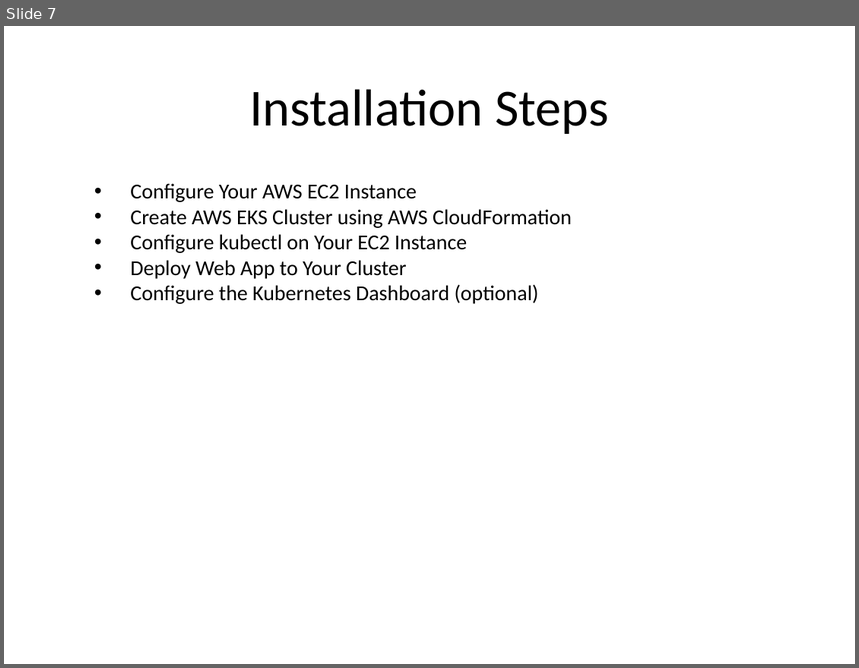
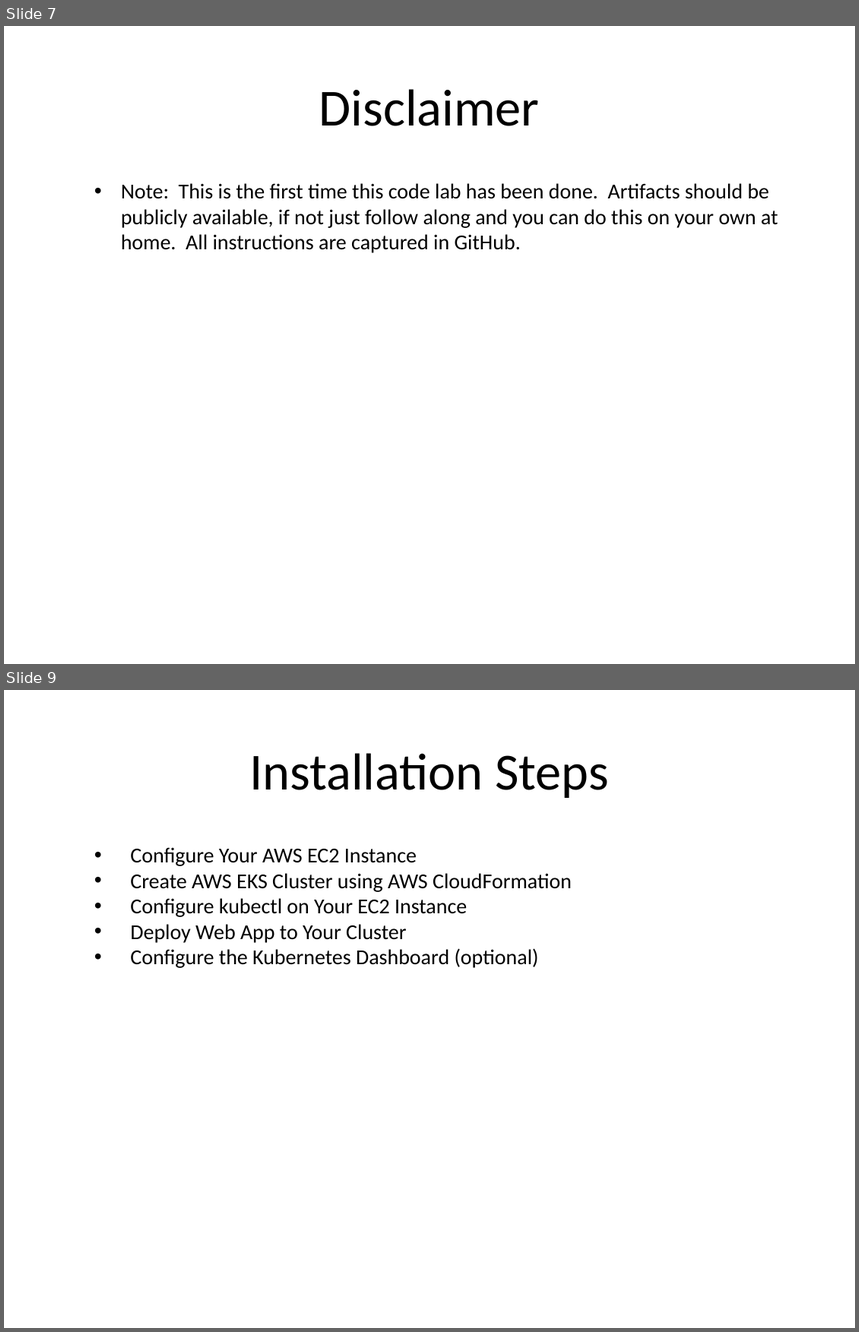
Before and after one commit to kskalvar/aws-eks-cluster-quickstart, a slide deck: slides/DevFestDC-AWS-EKS-Cluster-Quickstart.pptx. Shown one above the other, each under a label of ours: slide 7 before the commit, slides 7 and 9 after it; the slides between them are not shown. The pictures are 859x668 and 859x1332 pixels, drawn with LibreOffice and Linux fonts; fonts in the diff are those of the drawing; background and template pictures are left out. Boxes give left, top, right and bottom in pixels: in the first picture for what was removed or moved away, otherwise in the second. Text is boxed around its words. In the diff, an @@ line names an element or a change of style, - is before the commit and + after.

```diff
--- a/slides/DevFestDC-AWS-EKS-Cluster-Quickstart.pptx
+++ b/slides/DevFestDC-AWS-EKS-Cluster-Quickstart.pptx
@@ slide 7 added at [4, 26, 855, 664], background #FFFFFF @@
@@ title added at [319, 89, 540, 126], 44 pt, text #000000 @@
+Disclaimer
@@ text added at [121, 183, 778, 253], 18 pt, text #000000 @@
+• Note: This is the first time this code lab has been done. Artifacts should be publicly available, if not just follow along and you can do this on your own at home. All instructions are captured in GitHub.
@@ what was slide 7 is now slide 9 @@
```
Also in this commit, not shown: 1 slide changed, 1 other slide added.
